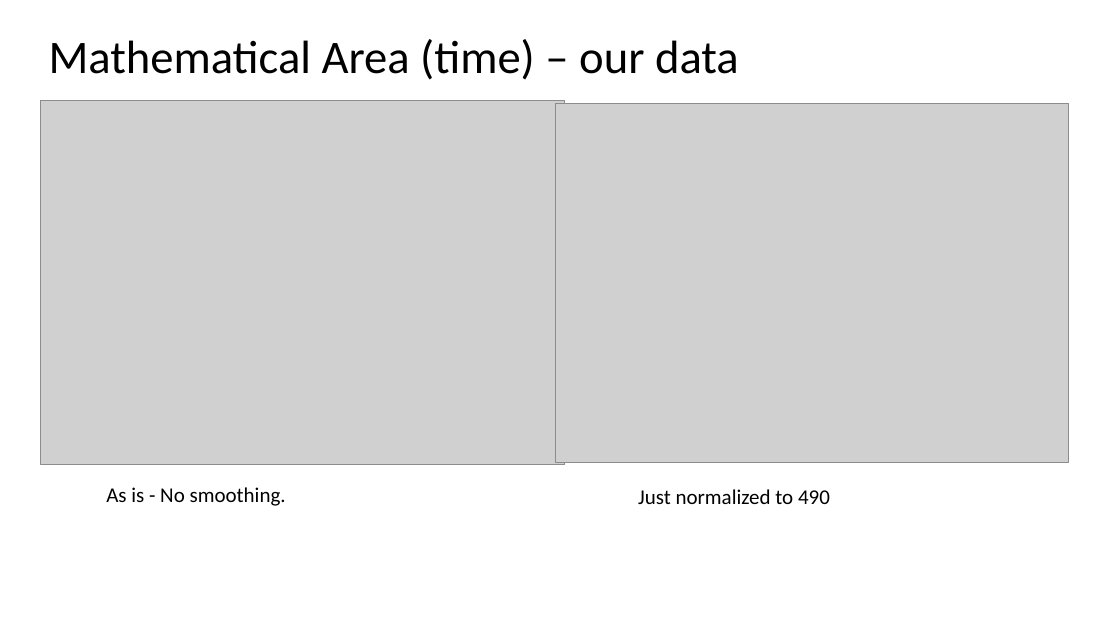
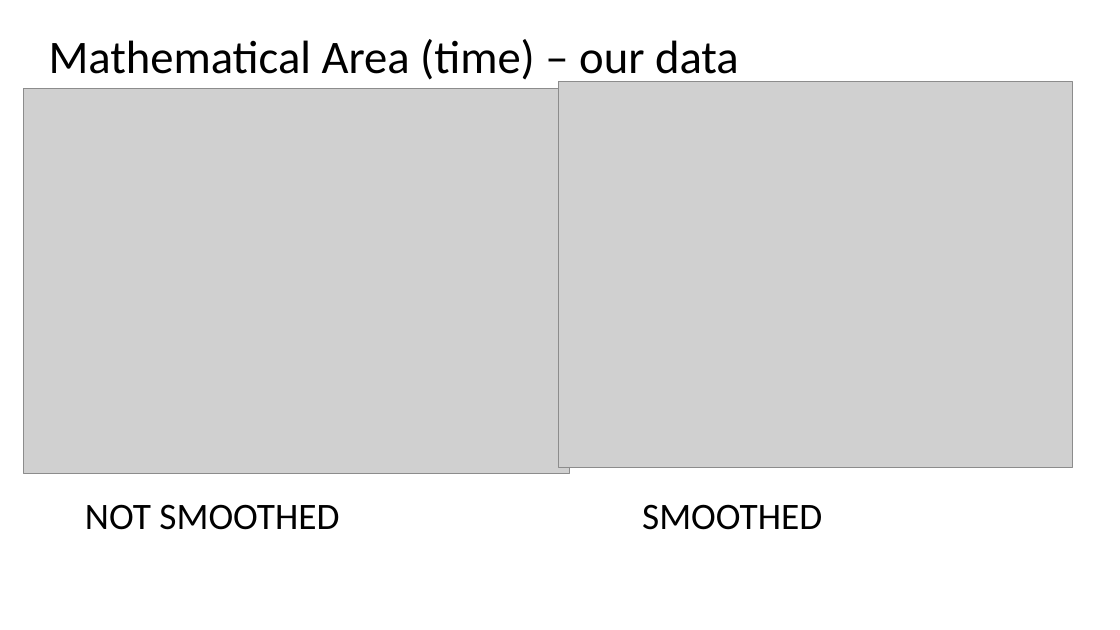
Before and after one commit to marija-iloska/CO_Pd, a slide deck: slide 4 of Presentation/Updates_COPd_plots_summary.pptx. Drawn at 1120x630 pixels with LibreOffice and Linux fonts; fonts in the diff are those of the drawing; grey boxes stand for pictures. Boxes give left, top, right and bottom in pixels: in the first picture for what was removed or moved away, otherwise in the second. Text is boxed around its words. In the diff, an @@ line names an element or a change of style, - is before the commit and + after.

```diff
--- a/Presentation/Updates_COPd_plots_summary.pptx
+++ b/Presentation/Updates_COPd_plots_summary.pptx
@@ picture: place and size @@
-picture at (40, 101, 565, 465)
+picture at (24, 88, 569, 474)
@@ picture: place and size @@
-picture at (555, 103, 1069, 463)
+picture at (559, 82, 1073, 467)
@@ text at (85, 504, 339, 530): text changed; size 18 to 32 pt @@
-As is - No smoothing.
+NOT SMOOTHED
@@ text removed at (638, 489, 830, 504) @@
-Just normalized to 490
@@ text added at (642, 504, 822, 530), 32 pt, text #000000 @@
+SMOOTHED
```
Also in this commit, not shown: 9 other slides changed, 2 slides added, 1 slide removed, 32 other files.
